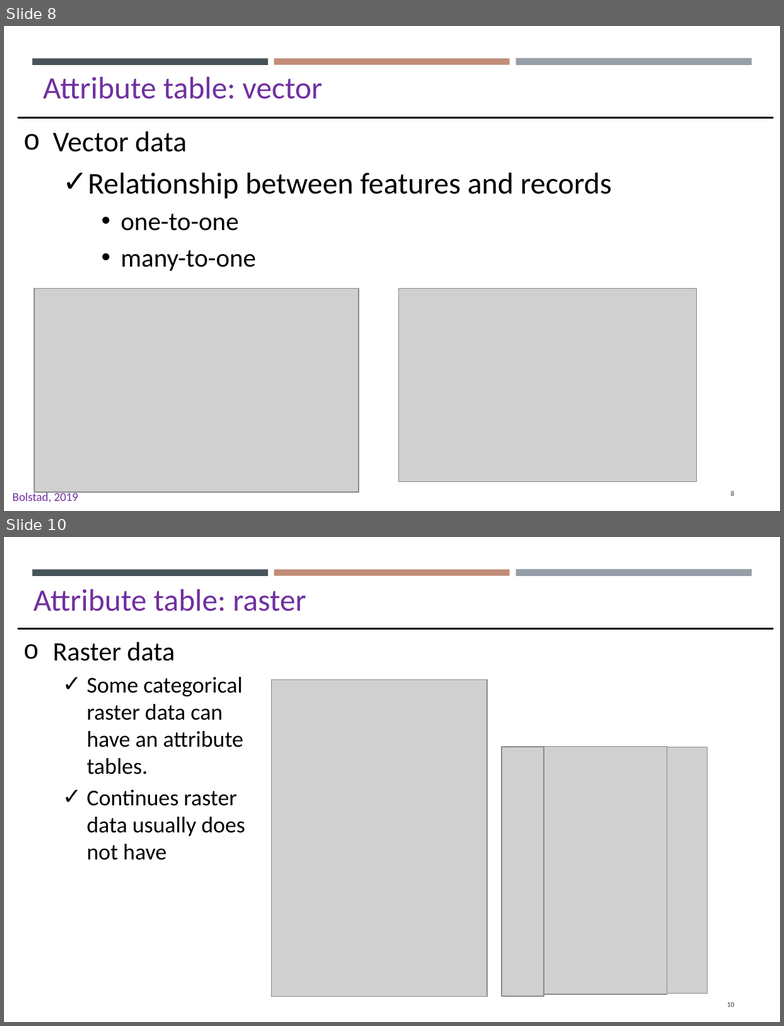
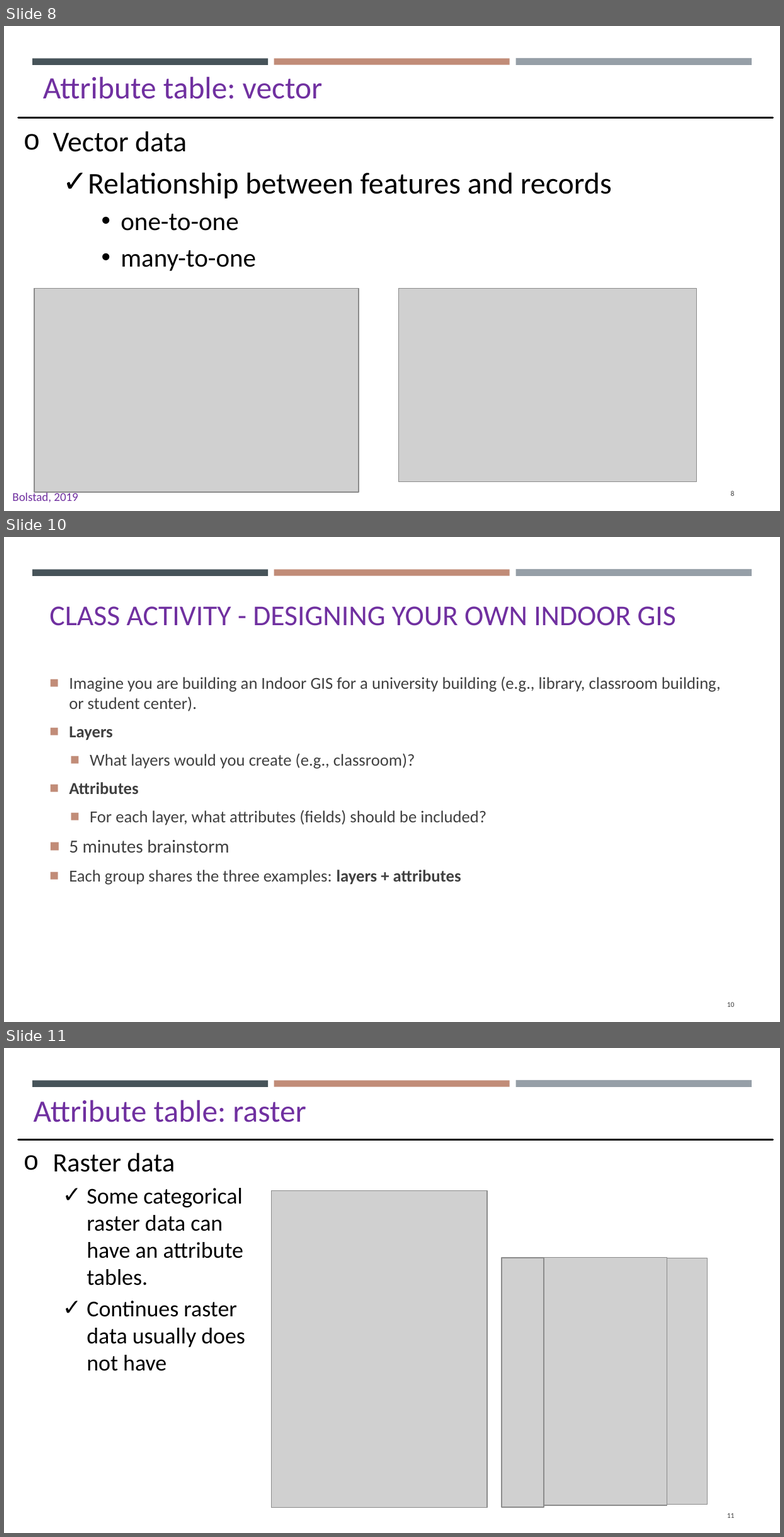
Before and after one commit to gisynw/GIS_I, a slide deck: docs/Lectures/Week05/Week05_GEOG2475_TU.pptx. Shown one above the other, each under a label of ours: slides 8 and 10 before the commit, slides 8, 10 and 11 after it; the slides between them are not shown. The pictures are 784x1026 and 784x1537 pixels, drawn with LibreOffice and Linux fonts; fonts in the diff are those of the drawing; grey boxes stand for pictures. Boxes give left, top, right and bottom in pixels: in the first picture for what was removed or moved away, otherwise in the second. Text is boxed around its words. In the diff, an @@ line names an element or a change of style, - is before the commit and + after.

```diff
--- a/docs/Lectures/Week05/Week05_GEOG2475_TU.pptx
+++ b/docs/Lectures/Week05/Week05_GEOG2475_TU.pptx
@@ slide 10 added at [4,537,780,1022], background #FFFFFF; not listed: 3 template elements that a slide beside it also shows @@
@@ title added at [49,606,676,626], 24 pt, text #7030A0 @@
+CLASS ACTIVITY - DESIGNING YOUR OWN INDOOR GIS
@@ text added at [69,677,721,885], 14 pt, text #404040 @@
+■ Imagine you are building an Indoor GIS for a university building (e.g., library, classroom building, or student center).
+■ Layers
+  ■ What layers would you create (e.g., classroom)?
+■ Attributes
+  ■ For each layer, what attributes (fields) should be included?
+■ 5 minutes brainstorm
+■ Each group shares the three examples: layers + attributes
@@ page number added at [727,1002,735,1007], 6.1 pt, text #404040 @@
+10
@@ what was slide 10 is now slide 11 @@
@@ page number at [727,1513,735,1518]: text changed @@
-10
+11
```
Also in this commit, not shown: 7 slides changed, 1 slide removed, 6 other files.
